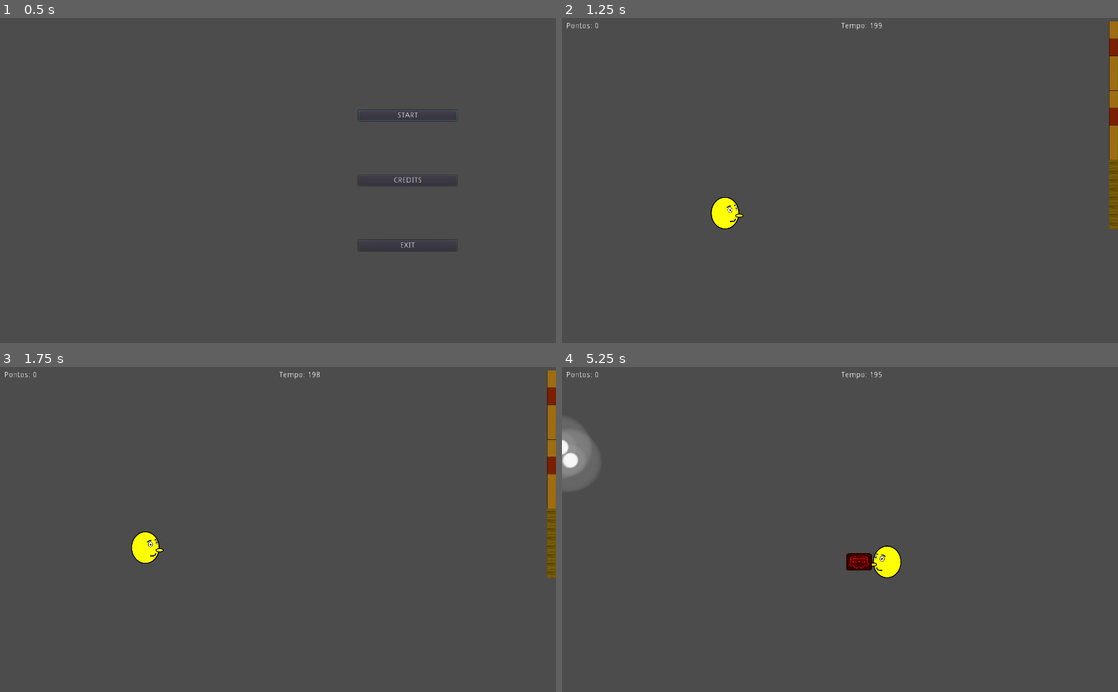
Above: before the commit, frames 1-4 (two rows, left to right).
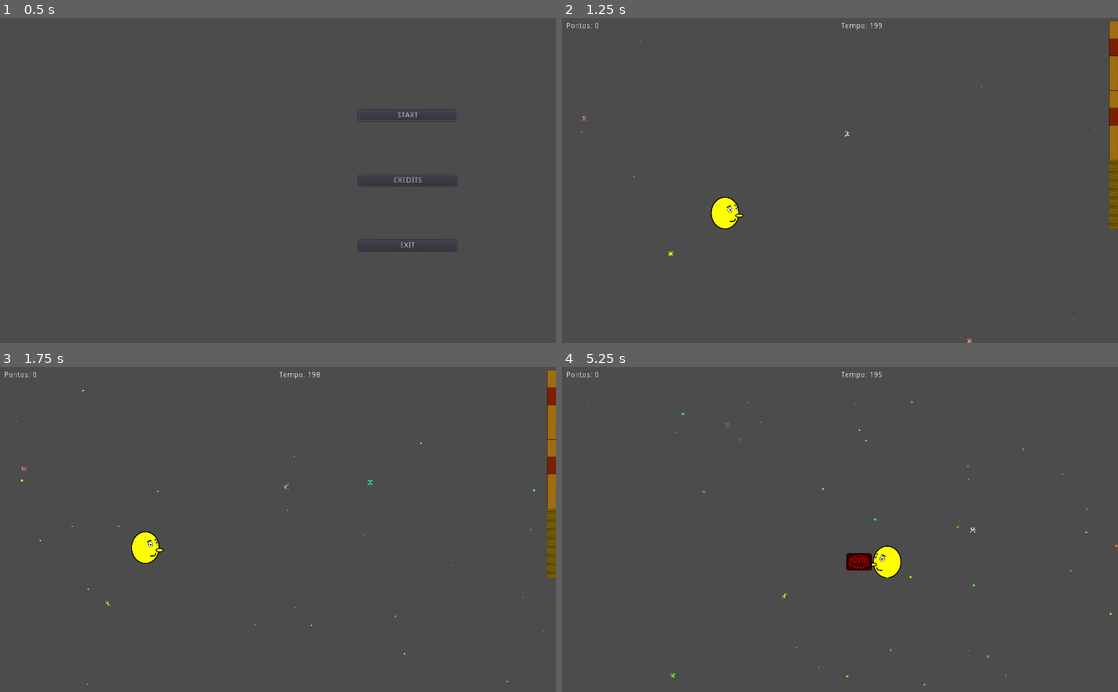
Above: after the commit, the same moments.

Repository: JoaoNSE/Son-Claus
Game: Godot game, scene res://Cenas/Menu.tscn
The game is run twice, just before and just after one commit, with the same random seed, the same clock (stepped at 60 frames per second) and the same inputs.
Inputs:
- Up to frame 1 (0.5 s): no input
- Up to frame 2 (1.25 s): click "START" at 0.5 s
- Up to frame 3 (1.75 s): tap Enter (ui_accept) at 1.25 s; hold Right (move_right) from 1.28 s (still down); tap D (dash) at 1.35 s; tap Up (jump) at 1.52 s
- Up to frame 4 (5.25 s): release Right (move_right) at 2.03 s; hold Left (move_left) 2.03-2.78 s; tap S (attack) at 2.1, 5.1 s; tap Up (jump) at 2.27, 3.77, 4.52 s; tap D (dash) at 2.3, 2.85, 3.8, 4.35 s; hold Right (move_right) 2.78-4.28 s; tap F (presente) at 3.6 s; hold Left (move_left) from 4.28 s (still down)

Frame 1 is identical in both runs. In frame 2, less than 0.1% of the frame differs, in the area x 3-96%, y 7-100%; in frame 3, less than 0.1%; in frame 4, 1.1%, in the area x 0-100%, y 10-99%.

Commit message:
NEVE e ajeitadinha na derrapagem

Diff:
--- a/Cenas/Main.tscn
+++ b/Cenas/Main.tscn
@@ -6,52 +6,14 @@
 [ext_resource path="res://Objects/Barril.tscn" type="PackedScene" id=4]
 [ext_resource path="res://Objects/KnockTest.gd" type="Script" id=5]
 [ext_resource path="res://SonClaus/SonClaus.tscn" type="PackedScene" id=6]
-[ext_resource path="res://PauseMenu/PauseMenu.tscn" type="PackedScene" id=7]
+[ext_resource path="res://Particles/Neve2.tres" type="Material" id=7]
 [ext_resource path="res://Particles/Sprites/snow1.png" type="Texture" id=8]
+[ext_resource path="res://PauseMenu/PauseMenu.tscn" type="PackedScene" id=9]
 
 [sub_resource type="CircleShape2D" id=1]
 
 custom_solver_bias = 0.0
 radius = 20.0
-
-[sub_resource type="ParticlesMaterial" id=2]
-
-render_priority = 0
-trail_divisor = 1
-emission_shape = 2
-emission_box_extents = Vector3( 20, 20, 1 )
-flag_align_y = false
-flag_rotate_y = false
-flag_disable_z = true
-spread = 45.0
-flatness = 0.0
-gravity = Vector3( 0, 98, 0 )
-initial_velocity = 1.0
-initial_velocity_random = 0.0
-angular_velocity = 0.0
-angular_velocity_random = 0.0
-orbit_velocity = 0.0
-orbit_velocity_random = 0.0
-linear_accel = 0.0
-linear_accel_random = 0.0
-radial_accel = 0.0
-radial_accel_random = 0.0
-tangential_accel = 0.0
-tangential_accel_random = 0.0
-damping = 0.0
-damping_random = 0.0
-angle = 0.0
-angle_random = 0.0
-scale = 1.0
-scale_random = 0.0
-color = Color( 1, 1, 1, 1 )
-hue_variation = 0.0
-hue_variation_random = 0.0
-anim_speed = 0.0
-anim_speed_random = 0.0
-anim_offset = 0.0
-anim_offset_random = 0.0
-anim_loop = false
 
 [node name="Fase1" type="Node"]
 
@@ -181,107 +143,13 @@
 
 position = Vector2( -464, 384 )
 
-[node name="CanvasLayer" type="CanvasLayer" parent="." index="3"]
-
-layer = 1
-offset = Vector2( 0, 0 )
-rotation = 0.0
-scale = Vector2( 1, 1 )
-transform = Transform2D( 1, 0, 0, 1, 0, 0 )
-
-[node name="MarginContainer" type="MarginContainer" parent="CanvasLayer" index="0"]
-
-editor/display_folded = true
-anchor_left = 0.0
-anchor_top = 0.0
-anchor_right = 1.0
-anchor_bottom = 1.0
-margin_left = 8.0
-margin_top = 8.0
-margin_right = -8.0
-rect_pivot_offset = Vector2( 0, 0 )
-rect_clip_content = false
-mouse_filter = 0
-mouse_default_cursor_shape = 0
-size_flags_horizontal = 1
-size_flags_vertical = 1
-_sections_unfolded = [ "Margin" ]
-
-[node name="HBoxContainer" type="HBoxContainer" parent="CanvasLayer/MarginContainer" index="0"]
-
-anchor_left = 0.0
-anchor_top = 0.0
-anchor_right = 0.0
-anchor_bottom = 0.0
-margin_left = 8.0
-margin_right = 1008.0
-margin_bottom = 592.0
-rect_pivot_offset = Vector2( 0, 0 )
-rect_clip_content = false
-mouse_filter = 1
-mouse_default_cursor_shape = 0
-size_flags_horizontal = 1
-size_flags_vertical = 1
-alignment = 0
-
-[node name="Pontos" type="Label" parent="CanvasLayer/MarginContainer/HBoxContainer" index="0"]
-
-anchor_left = 0.0
-anchor_top = 0.0
-anchor_right = 0.0
-anchor_bottom = 0.0
-margin_right = 498.0
-margin_bottom = 14.0
-rect_pivot_offset = Vector2( 0, 0 )
-rect_clip_content = false
-mouse_filter = 2
-mouse_default_cursor_shape = 0
-size_flags_horizontal = 3
-size_flags_vertical = 0
-text = "Pontos: 10"
-percent_visible = 1.0
-lines_skipped = 0
-max_lines_visible = -1
-_sections_unfolded = [ "Size Flags" ]
-
-[node name="Tempo" type="Label" parent="CanvasLayer/MarginContainer/HBoxContainer" index="1"]
-
-anchor_left = 0.0
-anchor_top = 0.0
-anchor_right = 0.0
-anchor_bottom = 0.0
-margin_left = 502.0
-margin_right = 1000.0
-margin_bottom = 14.0
-rect_pivot_offset = Vector2( 0, 0 )
-rect_clip_content = false
-mouse_filter = 2
-mouse_default_cursor_shape = 0
-size_flags_horizontal = 3
-size_flags_vertical = 0
-text = "Tempo: 200s"
-percent_visible = 1.0
-lines_skipped = 0
-max_lines_visible = -1
-_sections_unfolded = [ "Size Flags" ]
-
-[node name="PauseMenu" parent="CanvasLayer" index="1" instance=ExtResource( 7 )]
+[node name="Particles2D" type="Particles2D" parent="." index="3"]
 
 visible = false
-
-[node name="Timer" type="Timer" parent="." index="4"]
-
-process_mode = 1
-wait_time = 1.0
-one_shot = false
-autostart = false
-
-[node name="Particles2D" type="Particles2D" parent="." index="5"]
-
-position = Vector2( -992, 256 )
+position = Vector2( -448, 320 )
 emitting = true
-amount = 8
-lifetime = 1.0
+amount = 200
+lifetime = 10.0
 one_shot = false
 preprocess = 0.0
 speed_scale = 1.0
@@ -292,12 +160,107 @@
 visibility_rect = Rect2( -100, -100, 200, 200 )
 local_coords = true
 draw_order = 0
-process_material = SubResource( 2 )
+process_material = ExtResource( 7 )
 texture = ExtResource( 8 )
 normal_map = null
 h_frames = 1
 v_frames = 1
-_sections_unfolded = [ "Textures" ]
+_sections_unfolded = [ "Process Material", "Textures", "Time", "Transform" ]
+
+[node name="CanvasLayer" type="CanvasLayer" parent="." index="4"]
+
+layer = 1
+offset = Vector2( 0, 0 )
+rotation = 0.0
+scale = Vector2( 1, 1 )
+transform = Transform2D( 1, 0, 0, 1, 0, 0 )
+
+[node name="MarginContainer" type="MarginContainer" parent="CanvasLayer" index="0"]
+
+editor/display_folded = true
+anchor_left = 0.0
+anchor_top = 0.0
+anchor_right = 1.0
+anchor_bottom = 1.0
+margin_left = 8.0
+margin_top = 8.0
+margin_right = -8.0
+rect_pivot_offset = Vector2( 0, 0 )
+rect_clip_content = false
+mouse_filter = 0
+mouse_default_cursor_shape = 0
+size_flags_horizontal = 1
+size_flags_vertical = 1
+_sections_unfolded = [ "Margin" ]
+
+[node name="HBoxContainer" type="HBoxContainer" parent="CanvasLayer/MarginContainer" index="0"]
+
+anchor_left = 0.0
+anchor_top = 0.0
+anchor_right = 0.0
+anchor_bottom = 0.0
+margin_left = 8.0
+margin_right = 1008.0
+margin_bottom = 592.0
+rect_pivot_offset = Vector2( 0, 0 )
+rect_clip_content = false
+mouse_filter = 1
+mouse_default_cursor_shape = 0
+size_flags_horizontal = 1
+size_flags_vertical = 1
+alignment = 0
+
+[node name="Pontos" type="Label" parent="CanvasLayer/MarginContainer/HBoxContainer" index="0"]
+
+anchor_left = 0.0
+anchor_top = 0.0
+anchor_right = 0.0
+anchor_bottom = 0.0
+margin_right = 498.0
+margin_bottom = 14.0
+rect_pivot_offset = Vector2( 0, 0 )
+rect_clip_content = false
+mouse_filter = 2
+mouse_default_cursor_shape = 0
+size_flags_horizontal = 3
+size_flags_vertical = 0
+text = "Pontos: 10"
+percent_visible = 1.0
+lines_skipped = 0
+max_lines_visible = -1
+_sections_unfolded = [ "Size Flags" ]
+
+[node name="Tempo" type="Label" parent="CanvasLayer/MarginContainer/HBoxContainer" index="1"]
+
+anchor_left = 0.0
+anchor_top = 0.0
+anchor_right = 0.0
+anchor_bottom = 0.0
+margin_left = 502.0
+margin_right = 1000.0
+margin_bottom = 14.0
+rect_pivot_offset = Vector2( 0, 0 )
+rect_clip_content = false
+mouse_filter = 2
+mouse_default_cursor_shape = 0
+size_flags_horizontal = 3
+size_flags_vertical = 0
+text = "Tempo: 200s"
+percent_visible = 1.0
+lines_skipped = 0
+max_lines_visible = -1
+_sections_unfolded = [ "Size Flags" ]
+
+[node name="PauseMenu" parent="CanvasLayer" index="1" instance=ExtResource( 9 )]
+
+visible = false
+
+[node name="Timer" type="Timer" parent="." index="5"]
+
+process_mode = 1
+wait_time = 1.0
+one_shot = false
+autostart = false
 
 [connection signal="body_entered" from="Mapa1/Area2D" to="Mapa1/Area2D" method="_on_Area2D_body_entered"]
 
--- /dev/null
+++ b/Particles/Neve1.tres
@@ -0,0 +1,65 @@
+[gd_resource type="ParticlesMaterial" load_steps=5 format=2]
+
+[sub_resource type="Gradient" id=1]
+
+offsets = PoolRealArray( 0, 1 )
+colors = PoolColorArray( 1, 1, 1, 1, 1, 1, 1, 0 )
+
+[sub_resource type="GradientTexture" id=2]
+
+flags = 4
+gradient = SubResource( 1 )
+width = 2048
+
+[sub_resource type="Curve" id=3]
+
+min_value = 0.0
+max_value = 1.0
+bake_resolution = 100
+_data = [ Vector2( 0, 0.0810547 ), 0.0, -0.229797, 0, 0, Vector2( 1, 1 ), -1.21344, 0.0, 0, 0 ]
+
+[sub_resource type="CurveTexture" id=4]
+
+flags = 4
+width = 2048
+curve = SubResource( 3 )
+
+[resource]
+
+render_priority = 0
+trail_divisor = 1
+emission_shape = 2
+emission_box_extents = Vector3( 800, 300, 1 )
+flag_align_y = false
+flag_rotate_y = false
+flag_disable_z = true
+spread = 0.0
+flatness = 0.0
+gravity = Vector3( 0, 25, 0 )
+initial_velocity = 0.0
+initial_velocity_random = 0.25
+angular_velocity = 0.0
+angular_velocity_random = 1.0
+orbit_velocity = 0.0
+orbit_velocity_random = 1.0
+linear_accel = 0.0
+linear_accel_random = 0.0
+radial_accel = 0.0
+radial_accel_random = 0.0
+tangential_accel = 50.0
+tangential_accel_random = 1.0
+damping = 0.0
+damping_random = 0.0
+angle = 0.0
+angle_random = 0.0
+scale = 1.0
+scale_random = 1.0
+scale_curve = SubResource( 4 )
+color_ramp = SubResource( 2 )
+hue_variation = 1.0
+hue_variation_random = 1.0
+anim_speed = 0.0
+anim_speed_random = 0.0
+anim_offset = 0.0
+anim_offset_random = 0.0
+anim_loop = false
--- /dev/null
+++ b/Particles/Neve2.tres
@@ -0,0 +1,52 @@
+[gd_resource type="ParticlesMaterial" load_steps=3 format=2]
+
+[sub_resource type="Gradient" id=1]
+
+offsets = PoolRealArray( 0, 1 )
+colors = PoolColorArray( 1, 1, 1, 1, 1, 1, 1, 0 )
+
+[sub_resource type="GradientTexture" id=2]
+
+flags = 4
+gradient = SubResource( 1 )
+width = 2048
+
+[resource]
+
+render_priority = 0
+trail_divisor = 1
+emission_shape = 2
+emission_box_extents = Vector3( 800, 300, 1 )
+flag_align_y = false
+flag_rotate_y = false
+flag_disable_z = true
+spread = 0.0
+flatness = 0.0
+gravity = Vector3( 0, 25, 0 )
+initial_velocity = 0.0
+initial_velocity_random = 0.25
+angular_velocity = 0.0
+angular_velocity_random = 1.0
+orbit_velocity = 0.0
+orbit_velocity_random = 1.0
+linear_accel = 0.0
+linear_accel_random = 0.0
+radial_accel = 0.0
+radial_accel_random = 0.0
+tangential_accel = 50.0
+tangential_accel_random = 1.0
+damping = 0.0
+damping_random = 0.0
+angle = 0.0
+angle_random = 0.0
+scale = 0.3
+scale_random = 0.0
+color_ramp = SubResource( 2 )
+hue_variation = 1.0
+hue_variation_random = 1.0
+anim_speed = 0.0
+anim_speed_random = 0.0
+anim_offset = 0.0
+anim_offset_random = 0.0
+anim_loop = false
+_sections_unfolded = [ "Scale" ]
--- a/SonClaus/SonClaus.gd
+++ b/SonClaus/SonClaus.gd
@@ -65,10 +65,15 @@
 		if linear_vel.x < 0:
 			linear_vel.x += 10
 
+
+
 	# Apply Gravity
 	if !dashing:
 		if !on_floor and on_wall and linear_vel.y >= 0:
 			linear_vel.y = delta * GRAVITY_VEC.y*8
+			# Apply force against the wall
+			if linear_vel.x == 0:
+				linear_vel.x += sign(int(sprite.flip_h)*2 - 1) * JUMP_SPEED
 		else:
 			linear_vel += delta * GRAVITY_VEC
 
--- a/SonClaus/SonClaus.tscn
+++ b/SonClaus/SonClaus.tscn
@@ -1,8 +1,12 @@
-[gd_scene load_steps=8 format=2]
+[gd_scene load_steps=12 format=2]
 
 [ext_resource path="res://SonClaus/SonClaus.gd" type="Script" id=1]
 [ext_resource path="res://SonClaus/sonTemp2.png" type="Texture" id=2]
 [ext_resource path="res://SonClaus/SonTemp.png" type="Texture" id=3]
+[ext_resource path="res://Particles/Neve1.tres" type="Material" id=4]
+[ext_resource path="res://Particles/Sprites/snow5.png" type="Texture" id=5]
+[ext_resource path="res://Particles/Neve2.tres" type="Material" id=6]
+[ext_resource path="res://Particles/Sprites/Snow6.png" type="Texture" id=7]
 
 [sub_resource type="CircleShape2D" id=1]
 
@@ -159,7 +163,6 @@
 
 [node name="CameraOffset" type="Position2D" parent="Pivot" index="0"]
 
-editor/display_folded = true
 position = Vector2( 208, 0 )
 _sections_unfolded = [ "Transform" ]
 
@@ -189,6 +192,50 @@
 editor_draw_drag_margin = true
 _sections_unfolded = [ "Editor", "Smoothing" ]
 
+[node name="Particles2D" type="Particles2D" parent="Pivot/CameraOffset/Camera2D" index="0"]
+
+emitting = true
+amount = 100
+lifetime = 2.0
+one_shot = false
+preprocess = 0.0
+speed_scale = 1.0
+explosiveness = 0.0
+randomness = 0.0
+fixed_fps = 0
+fract_delta = true
+visibility_rect = Rect2( -100, -100, 200, 200 )
+local_coords = false
+draw_order = 0
+process_material = ExtResource( 4 )
+texture = ExtResource( 5 )
+normal_map = null
+h_frames = 1
+v_frames = 1
+_sections_unfolded = [ "Process Material", "Textures", "Time" ]
+
+[node name="Particles2D2" type="Particles2D" parent="Pivot/CameraOffset/Camera2D" index="1"]
+
+emitting = true
+amount = 10
+lifetime = 2.0
+one_shot = false
+preprocess = 0.0
+speed_scale = 1.0
+explosiveness = 0.0
+randomness = 0.0
+fixed_fps = 0
+fract_delta = true
+visibility_rect = Rect2( -100, -100, 200, 200 )
+local_coords = false
+draw_order = 0
+process_material = ExtResource( 6 )
+texture = ExtResource( 7 )
+normal_map = null
+h_frames = 1
+v_frames = 1
+_sections_unfolded = [ "Process Material", "Textures", "Time" ]
+
 [node name="Wall1" type="RayCast2D" parent="Pivot" index="1"]
 
 position = Vector2( 16, -16 )
Binary file added: Particles/Sprites/Snow6.png
Not shown, added: Particles/Sprites/Snow6.png.import
Binary file added: Particles/Sprites/snow4.png
Not shown, added: Particles/Sprites/snow4.png.import
Binary file added: Particles/Sprites/snow5.png
Not shown, added: Particles/Sprites/snow5.png.import
